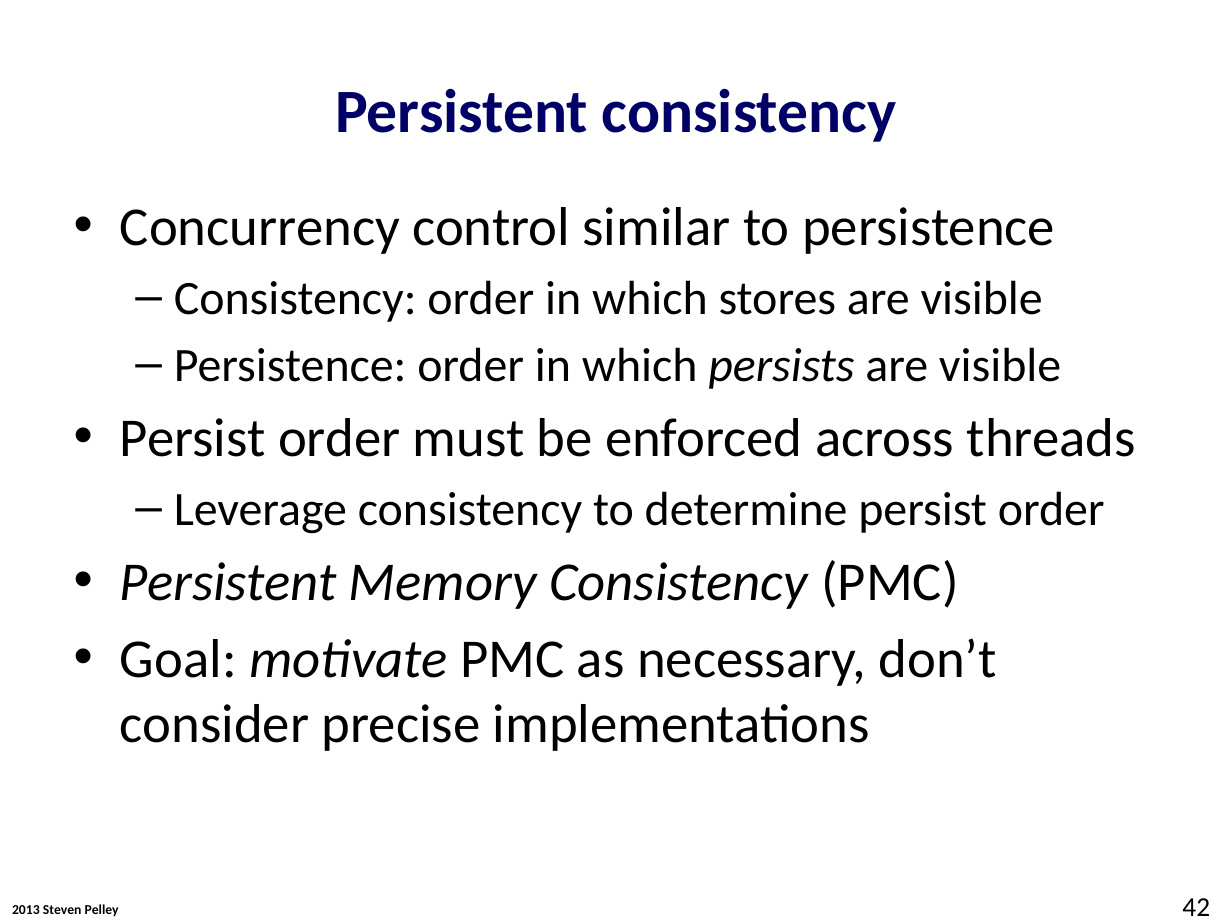
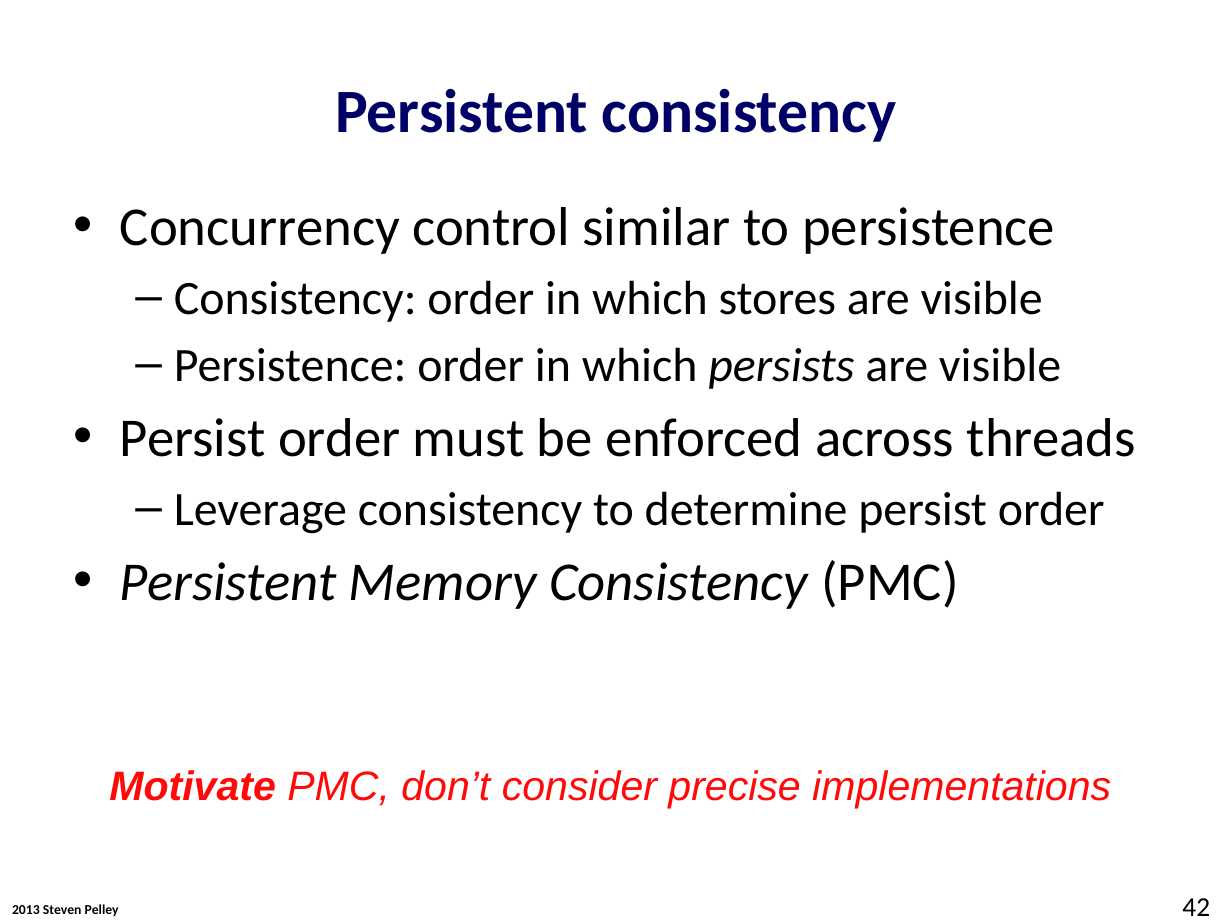
Before and after one commit to Abulila/dissertation, a slide deck: slide 42 of proposal/proposal.pptx. Drawn at 1232x924 pixels with LibreOffice and Linux fonts; fonts in the diff are those of the drawing; background and template pictures are left out. Boxes give left, top, right and bottom in pixels: in the first picture for what was removed or moved away, otherwise in the second. Text is boxed around its words. In the diff, an @@ line names an element or a change of style, - is before the commit and + after.

```diff
--- a/proposal/proposal.pptx
+++ b/proposal/proposal.pptx
@@ text at (x1=120, y1=638, x2=997, y2=751): paragraph removed @@
-• Goal: motivate PMC as necessary, don’t consider precise implementations
@@ text added at (x1=109, y1=770, x2=1111, y2=808), 24 pt, text #FF0909, italic @@
+Motivate PMC, don’t consider precise implementations
```
Also in this commit, not shown: 8 other slides changed.
